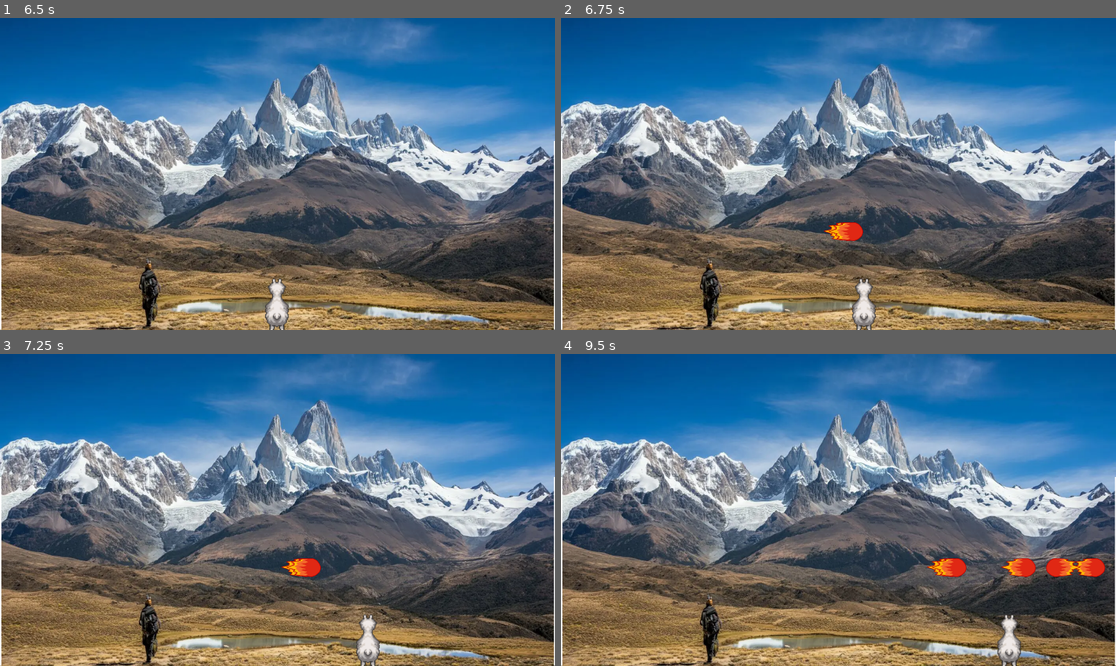
Above: before the commit, frames 1-4 (two rows, left to right).
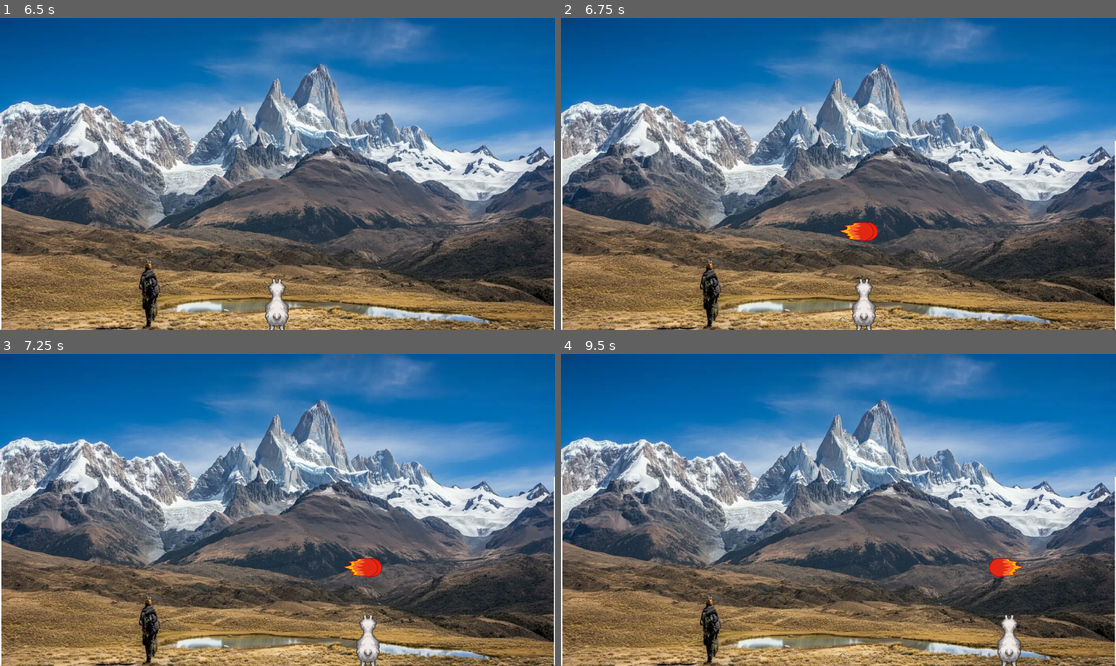
Above: after the commit, the same moments.

Repository: FabienSchmitt/Split
Game: Godot game, scene res://scenes/ui/splash_screen_manager.tscn
Same seed, same stepped clock (60 frames per second), same inputs: the game is played once before the commit and once after it.
Inputs:
- Up to frame 1 (6.5 s): tap Enter at 0.5, 3.5 s; hold D (move_right) 0.53-1.28 s; tap Space (attack) at 0.6, 1.35, 2.1, 2.75, 2.85, 3.6, 4.35, 5.1 s; hold A (move_left) 1.28-2.03 s; hold D (move_right) 2.03-3.53 s; hold A (move_left) 3.53-5.75 s; click "New Game" at 5.75 s
- Up to frame 2 (6.75 s): tap Space (attack) at 6.5, 6.6 s; hold D (move_right) from 6.53 s (still down)
- Up to frame 3 (7.25 s): keep holding D (move_right)
- Up to frame 4 (9.5 s): tap Space (attack) at 7.35, 8.1, 8.85 s; release D (move_right) at 8.78 s; hold A (move_left) from 8.78 s (still down)

Frame 1 is identical in both runs. In frame 2, 0.5% of the frame differs, in the area x 47-58%, y 65-72%; in frame 3, 0.6%; in frame 4, 1.3%, in the area x 65-99%, y 65-72%.

Commit message:
spit hitting walls

Diff:
--- a/scenes/main/main.tscn
+++ b/scenes/main/main.tscn
@@ -25,10 +25,11 @@
 offset_right = 1.0
 offset_bottom = -6.0
 
-[node name="WallLeft" type="Area2D" parent="." unique_id=1970037877]
+[node name="WallLeft" type="Area2D" parent="." unique_id=101412576]
 position = Vector2(-948, 212)
 
 [node name="CollisionShape2D" type="CollisionShape2D" parent="WallLeft" unique_id=761472731]
+visible = false
 position = Vector2(-9.5, 5)
 shape = SubResource("RectangleShape2D_lo2sf")
 
@@ -38,7 +39,7 @@
 offset_right = -7.0
 offset_bottom = 327.0
 
-[node name="WallRight" type="Area2D" parent="." unique_id=1136511002]
+[node name="WallRight" type="Area2D" parent="." unique_id=2229394]
 position = Vector2(968, 212)
 
 [node name="CollisionShape2D" type="CollisionShape2D" parent="WallRight" unique_id=1199834254]
--- a/scripts/spit.gd
+++ b/scripts/spit.gd
@@ -1,6 +1,6 @@
 extends Area2D
 
-const SPEED = 130.0
+const SPEED = 450.0
 
 @onready var animated_sprite_2d: AnimatedSprite2D = $AnimatedSprite2D
 @onready var audiostream_player_2d: AudioStreamPlayer2D = $AudioStreamPlayer2D
@@ -10,6 +10,7 @@
 
 func _ready() -> void:
 	audiostream_player_2d.play()
+	self.area_entered.connect(_on_area_entered)
 
 func set_direction(direction: float):
 	shooting_direction = direction
@@ -28,8 +29,6 @@
 	#await animated_sprite_2d.animation_finished
 	queue_free()
 
-func _on_body_entered(body: Node2D) -> void:
-	destroy()
 
 func _on_area_entered(area: Area2D) -> void:
 	#if area.get_parent() != null && area.get_parent().is_in_group("tourist"):
